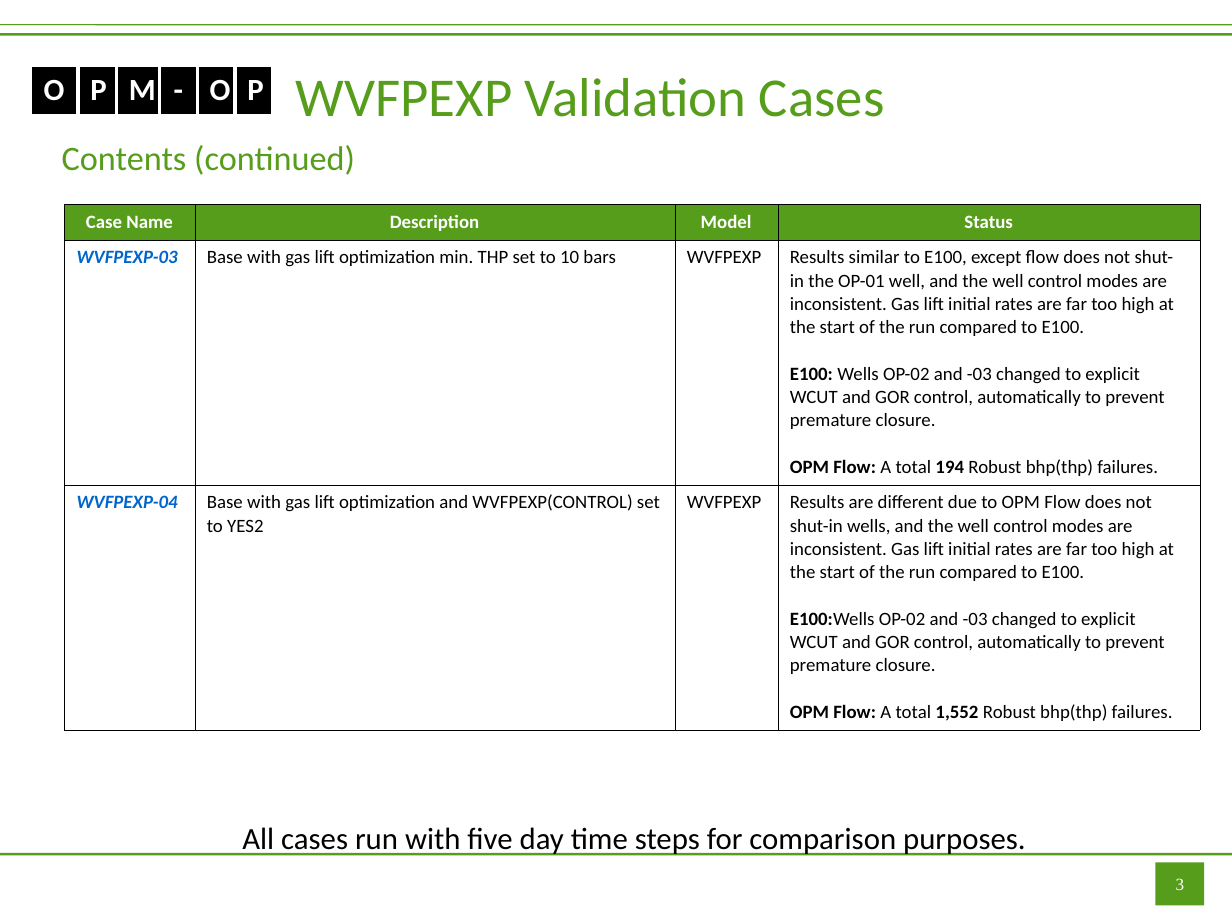
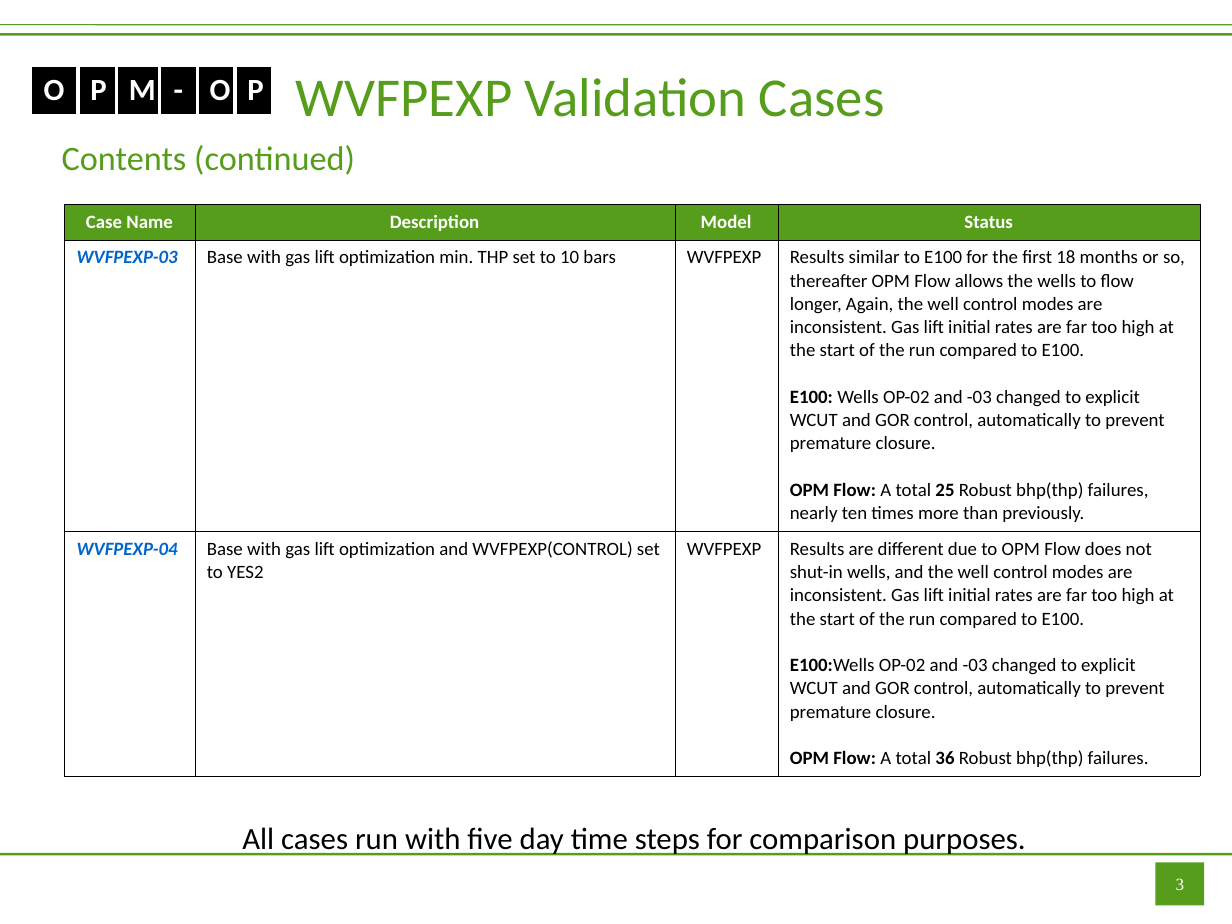
Before and after one commit to OPM/opm-tests, a slide deck: slide 3 of wvfpexp/WVFPEXP.odp. Drawn at 1232x924 pixels with LibreOffice and Linux fonts; fonts in the diff are those of the drawing. Boxes give left, top, right and bottom in pixels: in the first picture for what was removed or moved away, otherwise in the second. Text is boxed around its words. In the diff, an @@ line names an element or a change of style, - is before the commit and + after.

Commit message:
WVFPEXP Update based on Master
1.  Even if WVFPEXP(CONTROL)=YES, if the well cannot flow at the calculated rate it should be SHUT/STOPPED. To be clear, the well is allowed to die if the IPR does not intersect the VFP curve at the constrained rate.
2.  BHP is not reported when the well is not flowing.
3.  In general well control modes are inconsistent with commercial simulator.
4.  Gas lift cases all have too much gas allocated at the start that creates numerical issues.
5.  OPM Flow needs a warning message stating that the well VFP table lookup has changed to explicit to prevent premature closing.

```diff
--- a/wvfpexp/WVFPEXP.odp
+++ b/wvfpexp/WVFPEXP.odp
@@ table at (64,203,1201,771) @@
-row 2, column 4: Results similar to E100, except flow does not shut-in the OP-01 well, and the well control modes are inconsistent. Gas lift initial rates are far too high at the start of the run compared to E100. / E100: Wells OP-02 and -03 changed to explicit WCUT and GOR control, automatically to prevent premature closure. / OPM Flow: A total 194 Robust bhp(thp) failures.
+row 2, column 4: Results similar to E100 for the first 18 months or so, thereafter OPM Flow allows the wells to flow longer, Again, the well control modes are inconsistent. Gas lift initial rates are far too high at the start of the run compared to E100. / E100: Wells OP-02 and -03 changed to explicit WCUT and GOR control, automatically to prevent premature closure. / OPM Flow: A total 25 Robust bhp(thp) failures, nearly ten times more than previously.
-row 3, column 4: Results are different due to OPM Flow does not shut-in wells, and the well control modes are inconsistent. Gas lift initial rates are far too high at the start of the run compared to E100. / E100:Wells OP-02 and -03 changed to explicit WCUT and GOR control, automatically to prevent premature closure. / OPM Flow: A total 1,552 Robust bhp(thp) failures.
+row 3, column 4: Results are different due to OPM Flow does not shut-in wells, and the well control modes are inconsistent. Gas lift initial rates are far too high at the start of the run compared to E100. / E100:Wells OP-02 and -03 changed to explicit WCUT and GOR control, automatically to prevent premature closure. / OPM Flow: A total 36 Robust bhp(thp) failures.
```
Also in this commit, not shown: 32 other slides changed, 1 other file.
